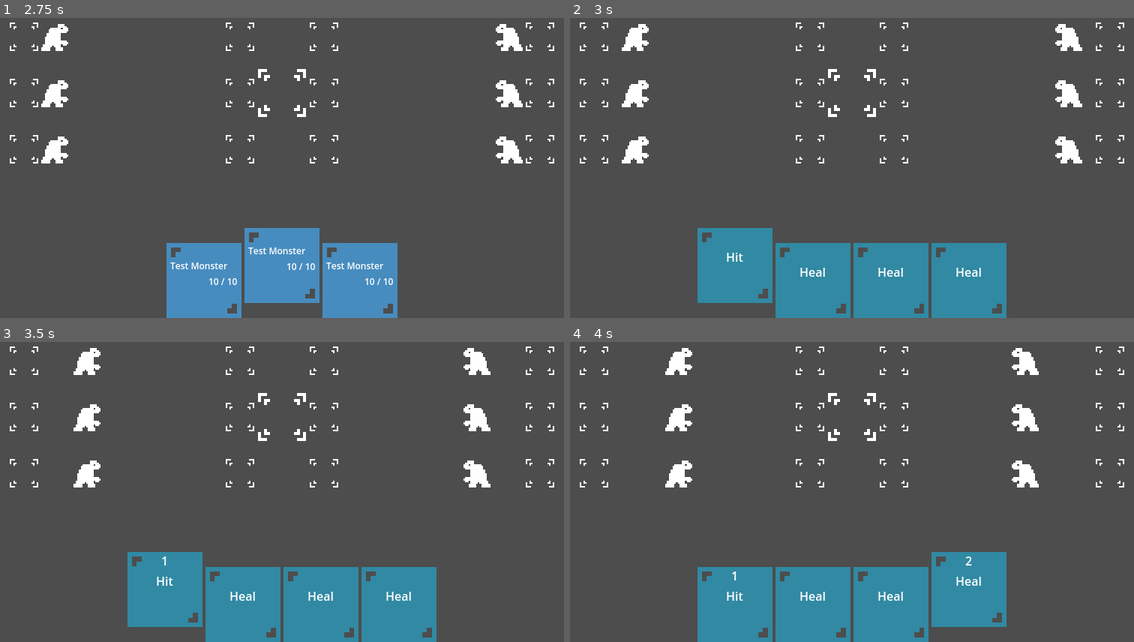
Above: before the commit, frames 1-4 (two rows, left to right).
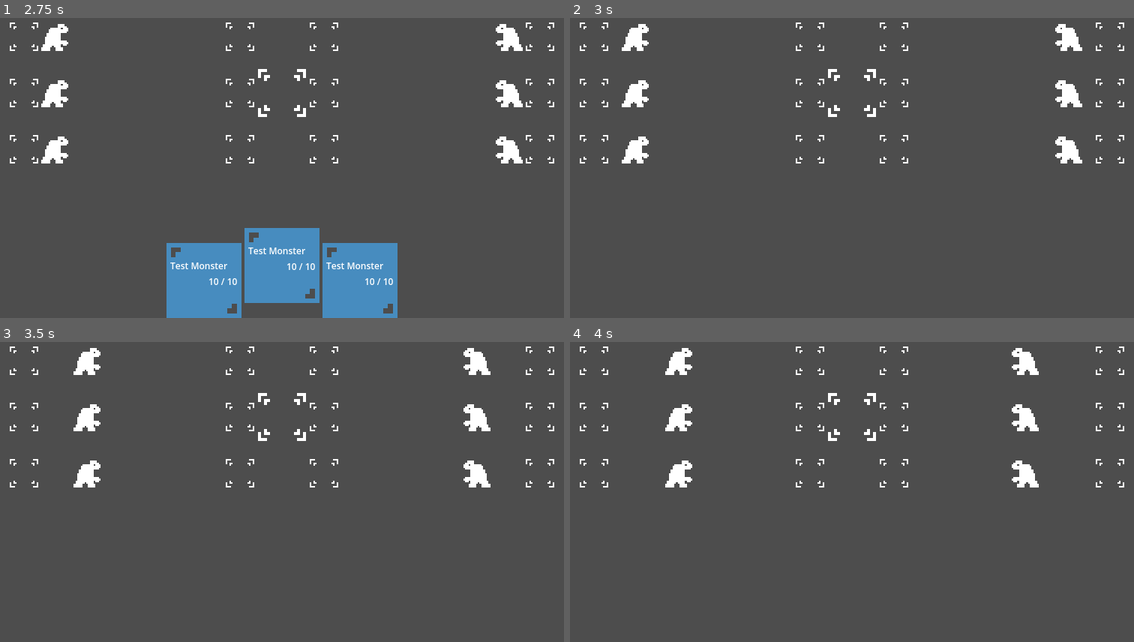
Above: after the commit, the same moments.

Repository: IsaelGabriel/tamer-game
Game: Godot game, scene res://nodes/battle_scene.tscn
The game is run twice, just before and just after one commit, with the same random seed, the same clock (stepped at 60 frames per second) and the same inputs.
Inputs:
- Up to frame 1 (2.75 s): tap Enter (ui_accept) at 0.5, 0.77, 1.25, 1.52, 2 s; hold Right (ui_right) 0.53-1.28 s; hold Down (ui_down) 1.28-2.03 s; hold Right (ui_right) from 2.03 s (still down)
- Up to frame 2 (3 s): release Right (ui_right) at 2.78 s; hold Up (ui_up) from 2.78 s (still down)
- Up to frame 3 (3.5 s): keep holding Up (ui_up); tap Enter (ui_accept) at 3.02 s
- Up to frame 4 (4 s): release Up (ui_up) at 3.53 s; hold Left (ui_left) from 3.53 s (still down); tap Enter (ui_accept) at 3.77 s

Frame 1 is identical in both runs. In frame 2, 13% of the frame differs, in the area x 22-78%, y 70-100%; in frame 3, 13%; in frame 4, 13%.

Commit message:
Add monster card state to BattleUIManager

Diff:
--- a/nodes/battle_scene.tscn
+++ b/nodes/battle_scene.tscn
@@ -8,10 +8,11 @@
 atlas = ExtResource("2_ogm48")
 region = Rect2(32, 0, 16, 16)
 
-[node name="BattleScene" type="Node" node_paths=PackedStringArray("ui_container", "target_texture")]
+[node name="BattleScene" type="Node" node_paths=PackedStringArray("ui_container", "target_texture", "ui_manager")]
 script = ExtResource("3_ewymg")
 ui_container = NodePath("UI/MarginContainer")
 target_texture = NodePath("UI/TargetTexture")
+ui_manager = NodePath("UI")
 total_player_monsters = 3
 total_enemy_monsters = 3
 movement_start_countdown = 2.0
--- a/scripts/battle/battle_manager.gd
+++ b/scripts/battle/battle_manager.gd
@@ -7,11 +7,10 @@
 @onready var player_battle_monster_prefab = preload("res://nodes/player_battle_monster.tscn")
 @onready var enemy_battle_monster_prefab = preload("res://nodes/enemy_battle_monster.tscn")
 
-@onready var monster_card_prefab = preload("res://nodes/battle_monster_card.tscn")
-
 @export_category("UI")
 @export var ui_container: MarginContainer
 @export var target_texture: TextureRect
+@export var ui_manager: BattleUIManager
 
 @export_category("Monsters")
 @export_range(1, 10) var total_player_monsters: int = 1
@@ -23,17 +22,8 @@
 @export var bottom_margin: float = 0
 @export var monster_scale: float = 1.0
 
-var monster_card_container: HBoxContainer
-
 var player_monsters: Array[PlayerBattleMonster]
 var enemy_monsters: Array[EnemyBattleMonster]
-var selected_monster_card_index: int = 0:
-	set(value):
-		monster_card_container.get_child(selected_monster_card_index).selected = false
-		if value < 0: value = total_player_monsters - 1
-		if value >= total_player_monsters: value = 0
-		monster_card_container.get_child(value).selected = true
-		selected_monster_card_index = value
 
 func _ready():
 	if CURRENT != self and CURRENT != null:
@@ -59,7 +49,7 @@
 		add_child(monster)
 		enemy_monsters.append(monster)
 
-	generate_monster_cards()
+	ui_manager.start()
 	movement_countdown()
 	DialogHandler.display_dialog("BATTLE START IN %d SECONDS!!!" % int(movement_start_countdown))
 
@@ -68,30 +58,7 @@
 	var y = top_margin + (height * (index+1) / (total+1))
 	return y
 
-func generate_monster_cards():
-	monster_card_container = HBoxContainer.new()
-	monster_card_container.alignment = BoxContainer.ALIGNMENT_CENTER
-	ui_container.add_child(monster_card_container)
-
-	for battle_monster in player_monsters:
-		var card = monster_card_prefab.instantiate()
-		card.monster = battle_monster.monster
-		monster_card_container.add_child(card)
-	await get_tree().create_timer(0.001).timeout
-	monster_card_container.get_child(0).selected = true
-
 func movement_countdown():
 	BattleMonster.MOVEMENT_PAUSED = true
 	await get_tree().create_timer(movement_start_countdown).timeout
 	BattleMonster.MOVEMENT_PAUSED = false
-
-func _process(_delta):
-	if monster_card_container.visible:
-		selected_monster_card_index += int(Input.is_action_just_pressed("ui_right")) - int(Input.is_action_just_pressed("ui_left"))
-		if Input.is_action_just_pressed("ui_up"):
-			player_monsters[selected_monster_card_index].skill_cards_active = true
-			monster_card_container.visible = false
-	else:
-		if Input.is_action_just_pressed("ui_down"):
-			player_monsters[selected_monster_card_index].skill_cards_active = false
-			monster_card_container.visible = true
--- a/scripts/battle_ui_manager.gd
+++ b/scripts/battle_ui_manager.gd
@@ -1,5 +1,8 @@
 extends Control
 
+class_name BattleUIManager
+
+#region State
 enum BattleUIState {
 	SKILL_CARD,
 	MONSTER_CARD,
@@ -13,27 +16,101 @@
 	END
 }
 
+var state_information: Dictionary = {}
+
+var state_func: Dictionary = {
+	BattleUIState.SKILL_CARD: state_skill_card,
+	BattleUIState.MONSTER_CARD: state_monster_card,
+	BattleUIState.TARGET_SELECTION: state_target_selection,
+	BattleUIState.SKILL_ANIMATION: state_skill_animation
+}
+
+func state_skill_card(state_call: StateCall, _delta: float = 0.0):
+	match state_call:
+		StateCall.START:
+			battle.player_monsters[selected_monster_card_index].skill_cards_active = true
+		StateCall.PROCESS:
+			if Input.is_action_just_pressed("ui_down"):
+				current_state = BattleUIState.MONSTER_CARD
+		StateCall.END:
+			battle.player_monsters[selected_monster_card_index].skill_cards_active = false
+
+func state_monster_card(state_call: StateCall, _delta: float = 0.0):
+	match state_call:
+		StateCall.START:
+			monster_card_container.visible = true
+		StateCall.PROCESS:
+			selected_monster_card_index += int(Input.is_action_just_pressed("ui_right")) - int(Input.is_action_just_pressed("ui_left"))
+			if Input.is_action_just_pressed("ui_up"):
+				current_state = BattleUIState.SKILL_CARD
+		StateCall.END:
+			monster_card_container.visible = false
+
+func state_target_selection(state_call: StateCall, _delta: float = 0.0):
+	match state_call:
+		StateCall.START: pass
+		StateCall.PROCESS: pass
+		StateCall.END: pass
+
+func state_skill_animation(state_call: StateCall, _delta: float = 0.0):
+	match state_call:
+		StateCall.START: pass
+		StateCall.PROCESS: pass
+		StateCall.END: pass
+
+var current_state: BattleUIState:
+	set(value):
+		# if not value: return
+		if current_state:
+			state_func[current_state].call(StateCall.END)
+		state_information.clear()
+		current_state = value
+		if value: state_func[current_state].call(StateCall.START)
+
+#endregion
+
+#region Prefabs
+const PREFABS = {
+	"monster_card" = preload("res://nodes/battle_monster_card.tscn"),
+	"skill_card" = preload("res://nodes/skill_card.tscn")
+}
+#endregion
+
+#region Elements
 @export var main_container: Container
 @export var target_texture: TextureRect
 
-var state_func: Dictionary = {
-	BattleUIState.SKILL_CARD:
-		func(state_call: StateCall, _delta: float = 0.0): pass,
-	BattleUIState.MONSTER_CARD:
-		func(state_call: StateCall, _delta: float = 0.0): pass,
-	BattleUIState.TARGET_SELECTION:
-		func(state_call: StateCall, _delta: float = 0.0): pass,
-	BattleUIState.SKILL_ANIMATION:
-		func(state_call: StateCall, _delta: float = 0.0): pass
-}
+var monster_card_container: HBoxContainer
+var skill_card_containers: Array[HBoxContainer]
 
-var current_state: BattleUIState:
+var selected_monster_card_index: int = 0:
 	set(value):
-		if current_state == value or not value: return
-		if current_state:
-			state_func[current_state].call(StateCall.END)
-		current_state = value
-		state_func[current_state].call(StateCall.START)
+		monster_card_container.get_child(selected_monster_card_index).selected = false
+		if value < 0: value = battle.total_player_monsters - 1
+		if value >= battle.total_player_monsters: value = 0
+		monster_card_container.get_child(value).selected = true
+		selected_monster_card_index = value
+#endregion
 
-func _ready():
+@onready var battle: BattleManager = get_parent()
+
+func start():
+	generate_monster_cards()
 	current_state = BattleUIState.MONSTER_CARD
+
+func _process(delta):
+	if not current_state: return
+	state_func[current_state].call(StateCall.PROCESS, delta)
+
+func generate_monster_cards():
+	monster_card_container = HBoxContainer.new()
+	monster_card_container.alignment = BoxContainer.ALIGNMENT_CENTER
+	main_container.add_child(monster_card_container)
+
+	for battle_monster in battle.player_monsters:
+		var card = PREFABS.monster_card.instantiate()
+		card.monster = battle_monster.monster
+		monster_card_container.add_child(card)
+	monster_card_container.visible = false
+	await get_tree().create_timer(0.001).timeout
+	monster_card_container.get_child(0).selected = true
